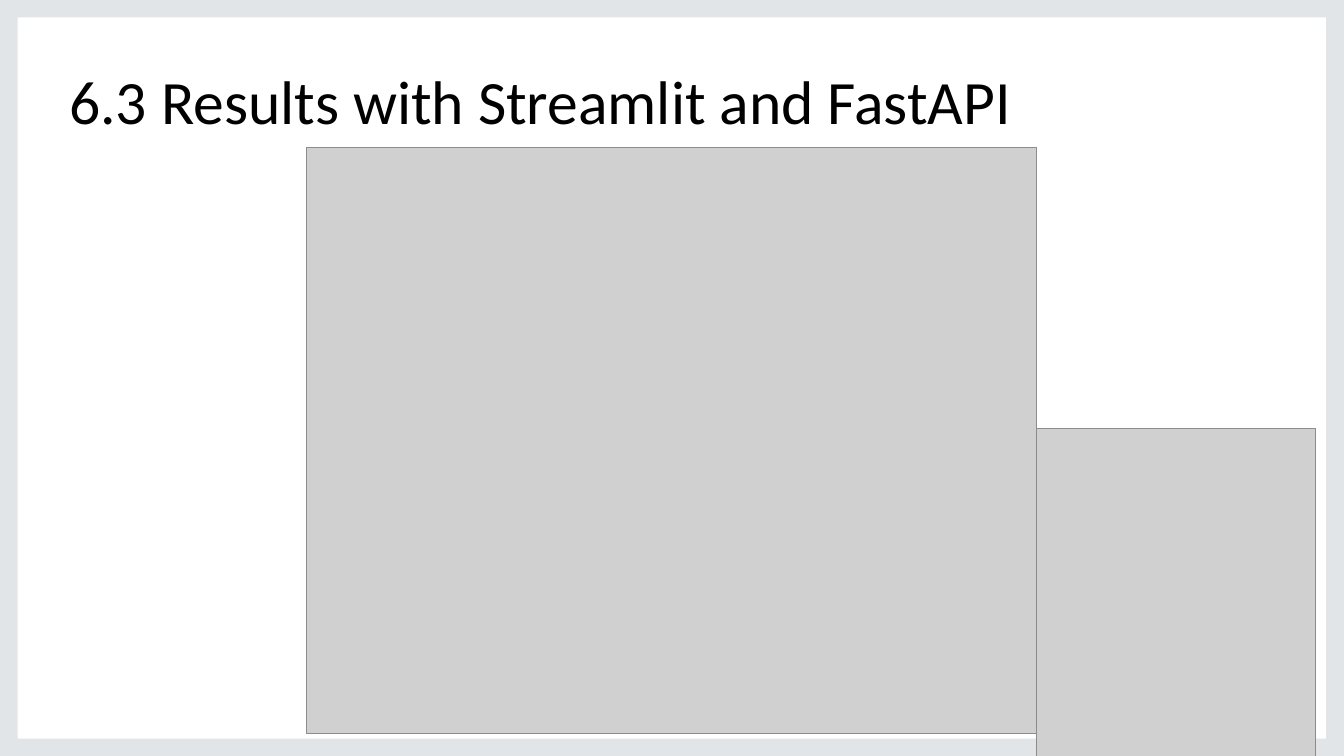
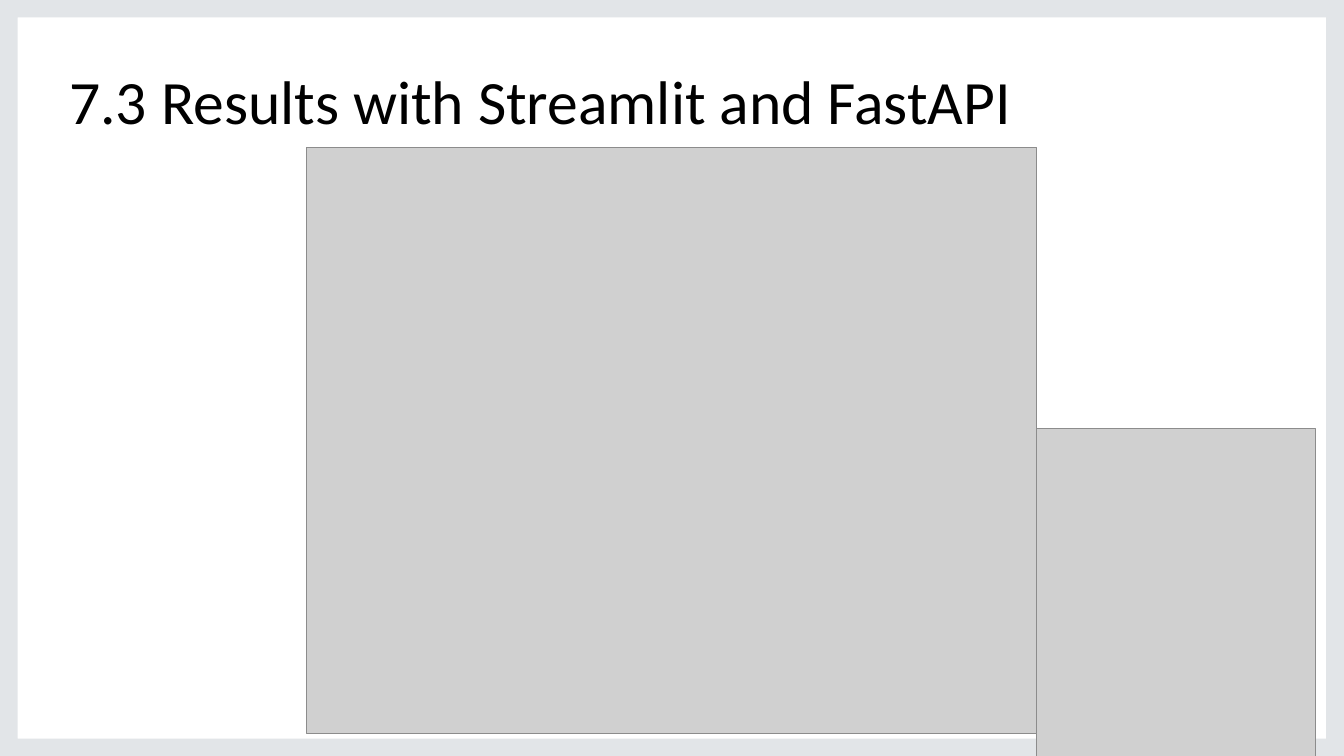
Before and after one commit to JoaquinAyzanoa/PortafolioJA, a slide deck: slide 19 of Fracture Bone Detection/BFD presentation.pptx. Drawn at 1344x756 pixels with LibreOffice and Linux fonts; fonts in the diff are those of the drawing; grey boxes stand for pictures; background and template pictures are left out. Boxes give left, top, right and bottom in pixels: in the first picture for what was removed or moved away, otherwise in the second. Text is boxed around its words. In the diff, an @@ line names an element or a change of style, - is before the commit and + after.

```diff
--- a/Fracture Bone Detection/BFD presentation.pptx
+++ b/Fracture Bone Detection/BFD presentation.pptx
@@ title at box(69, 81, 1011, 125): text changed @@
-6.3 Results with Streamlit and FastAPI
+7.3 Results with Streamlit and FastAPI
```
Also in this commit, not shown: 2 slides added, 1 other file.
